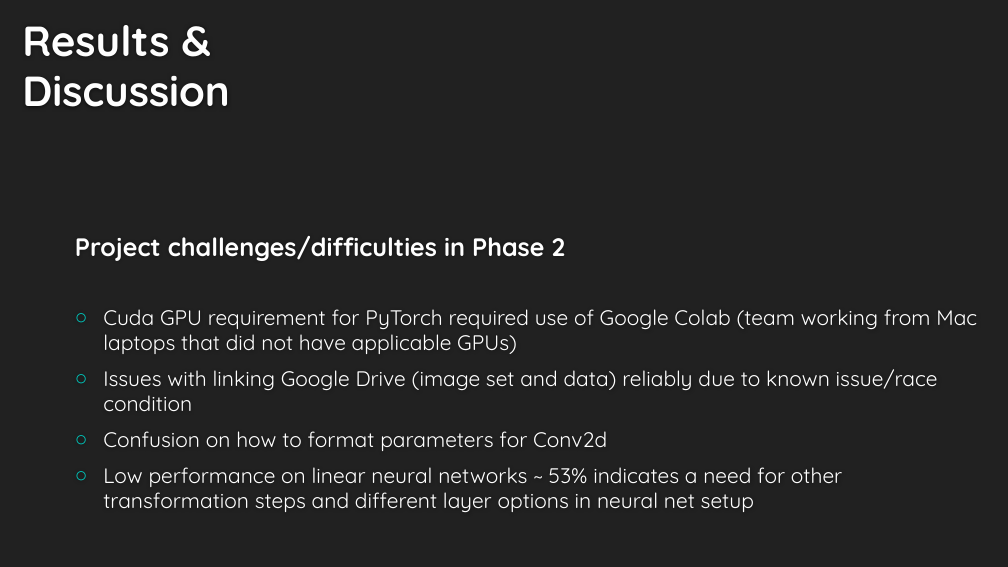
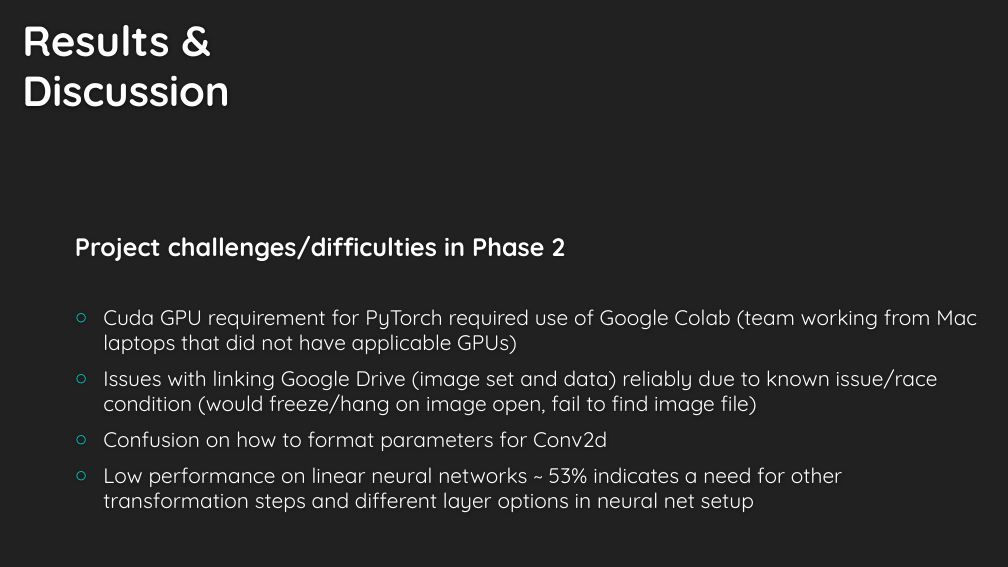
Before and after one commit to LaurenMadar/AML-finalgroup2, a slide deck: slide 9 of other/Group2_Phase2.pptx. Drawn at 1008x567 pixels with LibreOffice and Linux fonts; fonts in the diff are those of the drawing; background and template pictures are left out. Boxes give left, top, right and bottom in pixels: in the first picture for what was removed or moved away, otherwise in the second. Text is boxed around its words. In the diff, an @@ line names an element or a change of style, - is before the commit and + after.

```diff
--- a/other/Group2_Phase2.pptx
+++ b/other/Group2_Phase2.pptx
@@ text at (103,369,938,415): text changed @@
-○ Issues with linking Google Drive (image set and data) reliably due to known issue/race condition
+○ Issues with linking Google Drive (image set and data) reliably due to known issue/race condition (would freeze/hang on image open, fail to find image file)
```
Also in this commit, not shown: 1 other slide changed, 1 other file.
